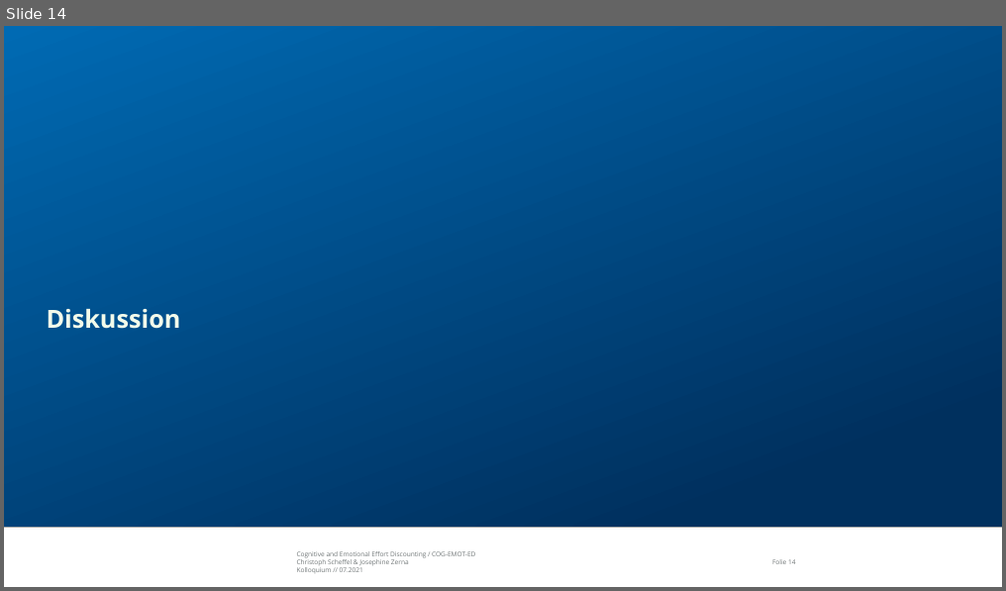
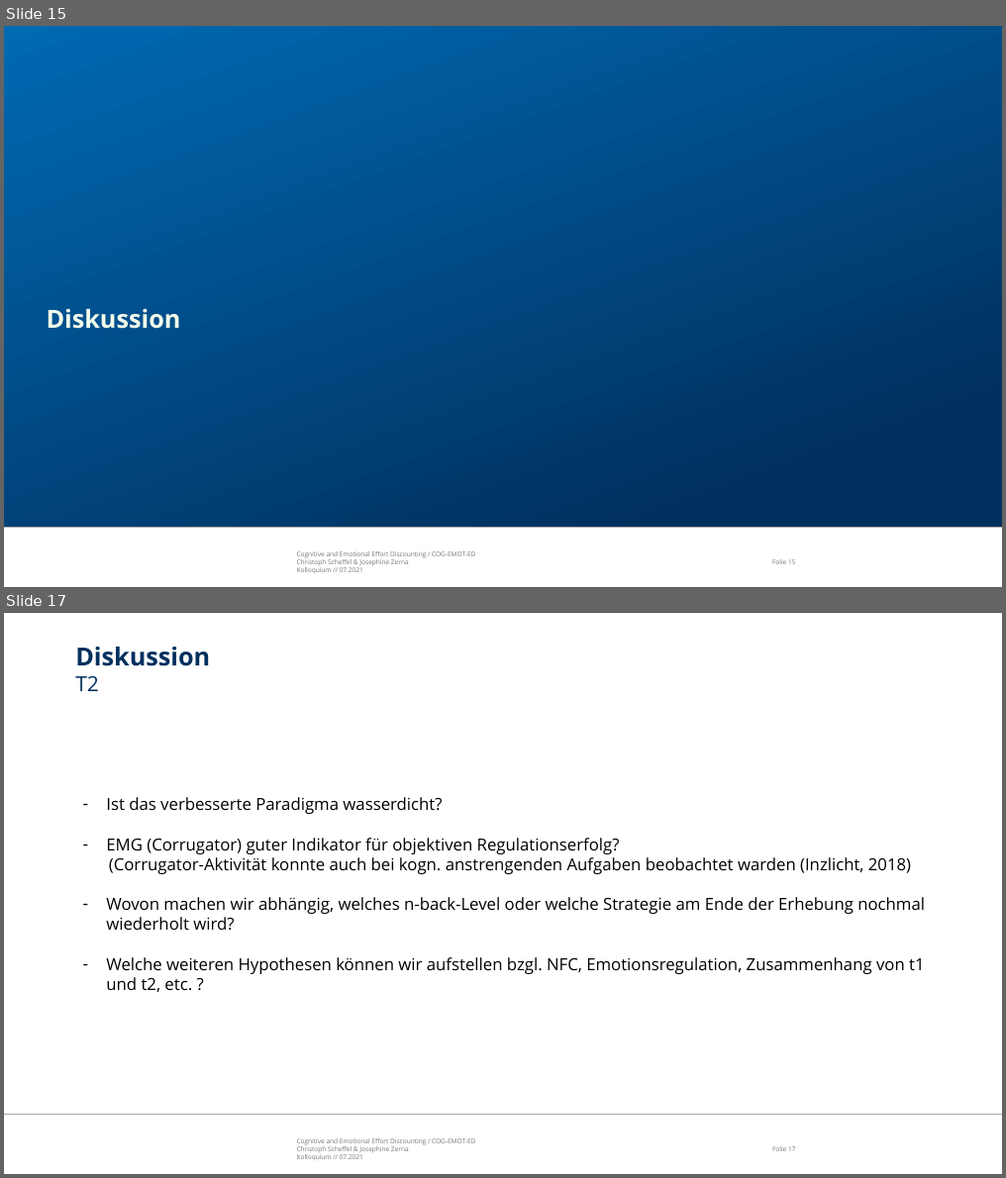
Before and after one commit to ChScheffel/CAD, a slide deck: 99_Thinktank/Talks/21-07-06_Kolloquium/Kolloquium_COG-ER-ED.pptx. Shown one above the other, each under a label of ours: slide 14 before the commit, slides 15 and 17 after it; the slides between them are not shown. The pictures are 1006x591 and 1006x1178 pixels, drawn with LibreOffice and Linux fonts; fonts in the diff are those of the drawing; background and template pictures are left out. Boxes give left, top, right and bottom in pixels: in the first picture for what was removed or moved away, otherwise in the second. Text is boxed around its words. In the diff, an @@ line names an element or a change of style, - is before the commit and + after.

```diff
--- a/99_Thinktank/Talks/21-07-06_Kolloquium/Kolloquium_COG-ER-ED.pptx
+++ b/99_Thinktank/Talks/21-07-06_Kolloquium/Kolloquium_COG-ER-ED.pptx
@@ slide 17 added at (4,613,1002,1174), background #FFFFFF; not listed: 3 template elements that a slide beside it also shows @@
@@ title added at (75,647,210,691), 24 pt, text #00305E, bold @@
+Diskussion
+T2
@@ text added at (106,797,925,992), 16 pt, text #000000 @@
+– Ist das verbesserte Paradigma wasserdicht?
+– EMG (Corrugator) guter Indikator für objektiven Regulationserfolg?
+(Corrugator-Aktivität konnte auch bei kogn. anstrengenden Aufgaben beobachtet warden (Inzlicht, 2018)
+– Wovon machen wir abhängig, welches n-back-Level oder welche Strategie am Ende der Erhebung nochmal wiederholt wird?
+– Welche weiteren Hypothesen können wir aufstellen bzgl. NFC, Emotionsregulation, Zusammenhang von t1 und t2, etc. ?
@@ what was slide 14 is now slide 15 @@
```
Also in this commit, not shown: 2 slides changed, 1 other slide added.
